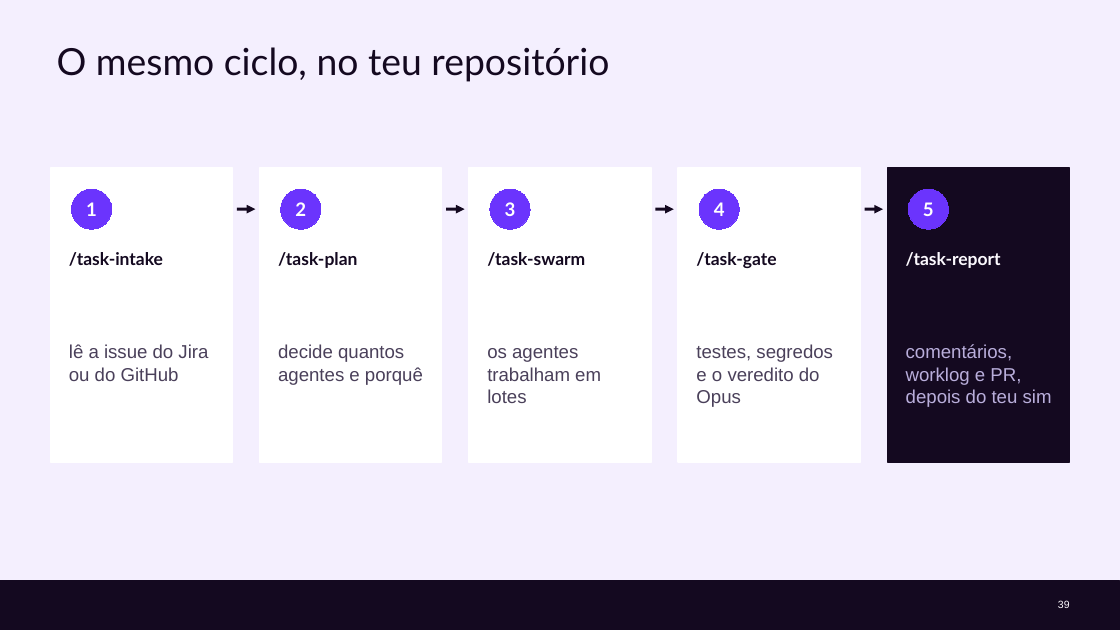
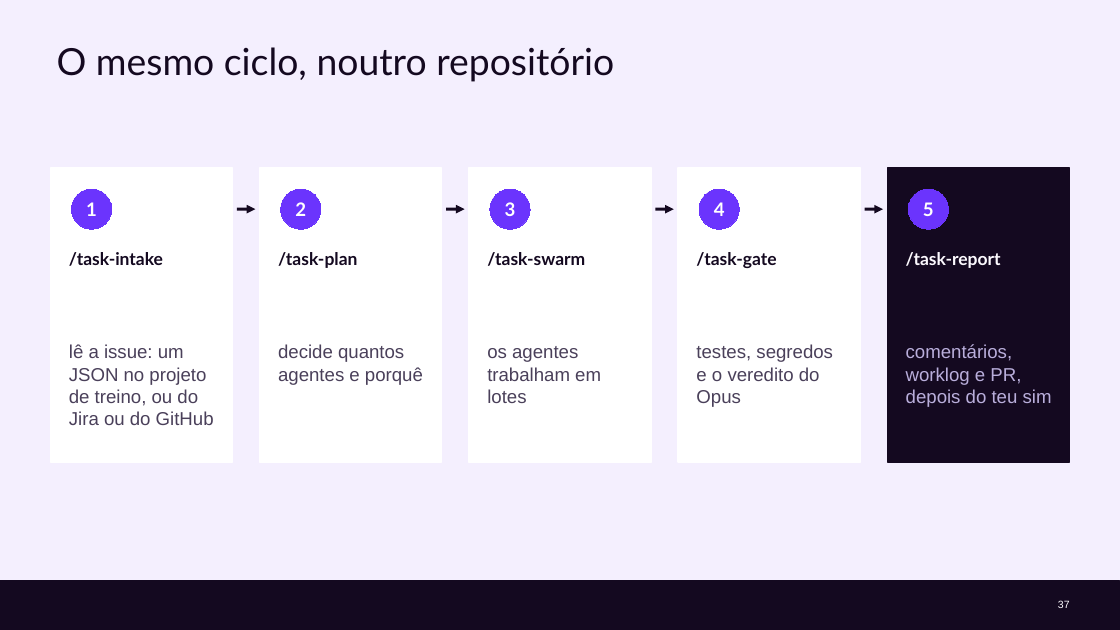
Before and after one commit to cx-guilherme-pinto/workshop-claude, a slide deck: slide 37 of slides/workshop.pptx (slide 39 before the commit). Drawn at 1120x630 pixels with LibreOffice and Linux fonts; fonts in the diff are those of the drawing; background and template pictures are left out. Boxes give left, top, right and bottom in pixels: in the first picture for what was removed or moved away, otherwise in the second. Text is boxed around its words. In the diff, an @@ line names an element or a change of style, - is before the commit and + after.

```diff
--- a/slides/workshop.pptx
+++ b/slides/workshop.pptx
@@ title at (57, 47, 614, 82): text changed @@
-O mesmo ciclo, no teu repositório
+O mesmo ciclo, noutro repositório
@@ text at (69, 344, 214, 425): text changed @@
-lê a issue do Jira ou do GitHub
+lê a issue: um JSON no projeto de treino, ou do Jira ou do GitHub
@@ page number at (1058, 600, 1070, 608): text changed @@
-39
+37
```
Also in this commit, not shown: 29 other slides changed, 4 slides added, 7 slides removed, 11 other files.
